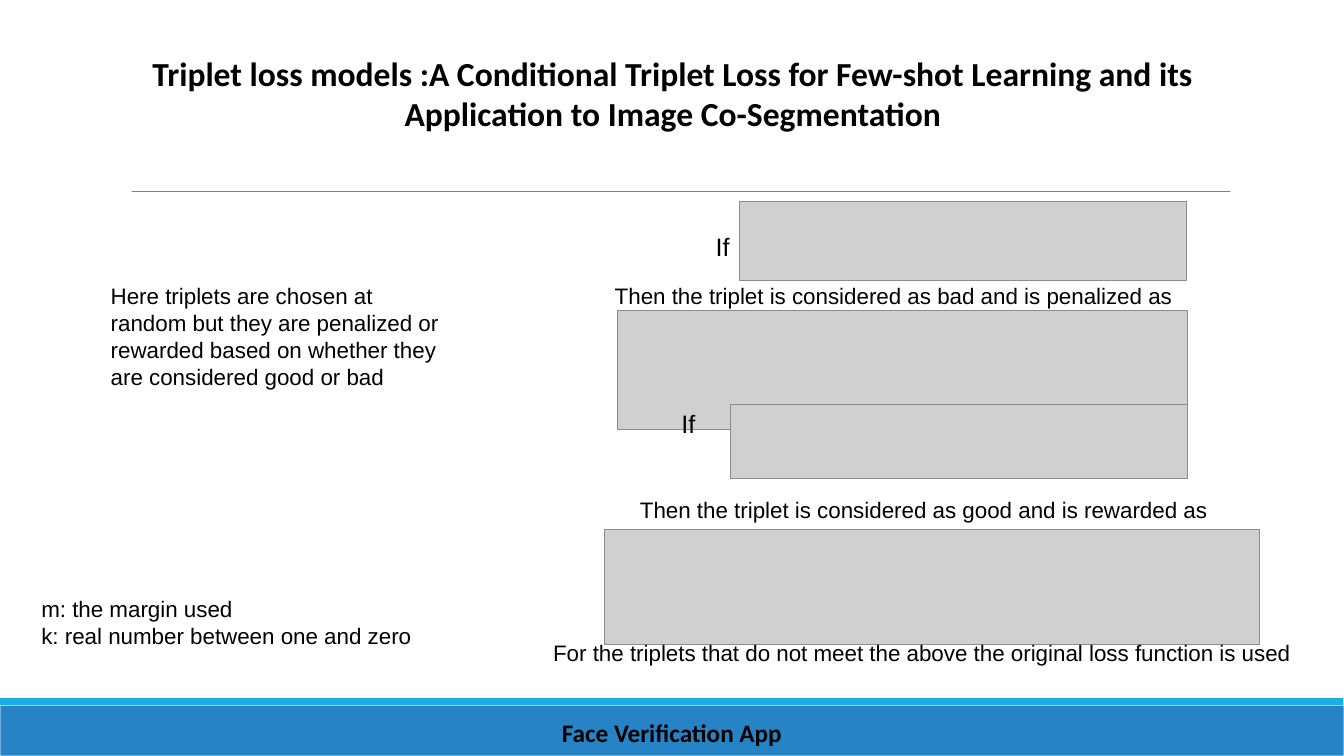
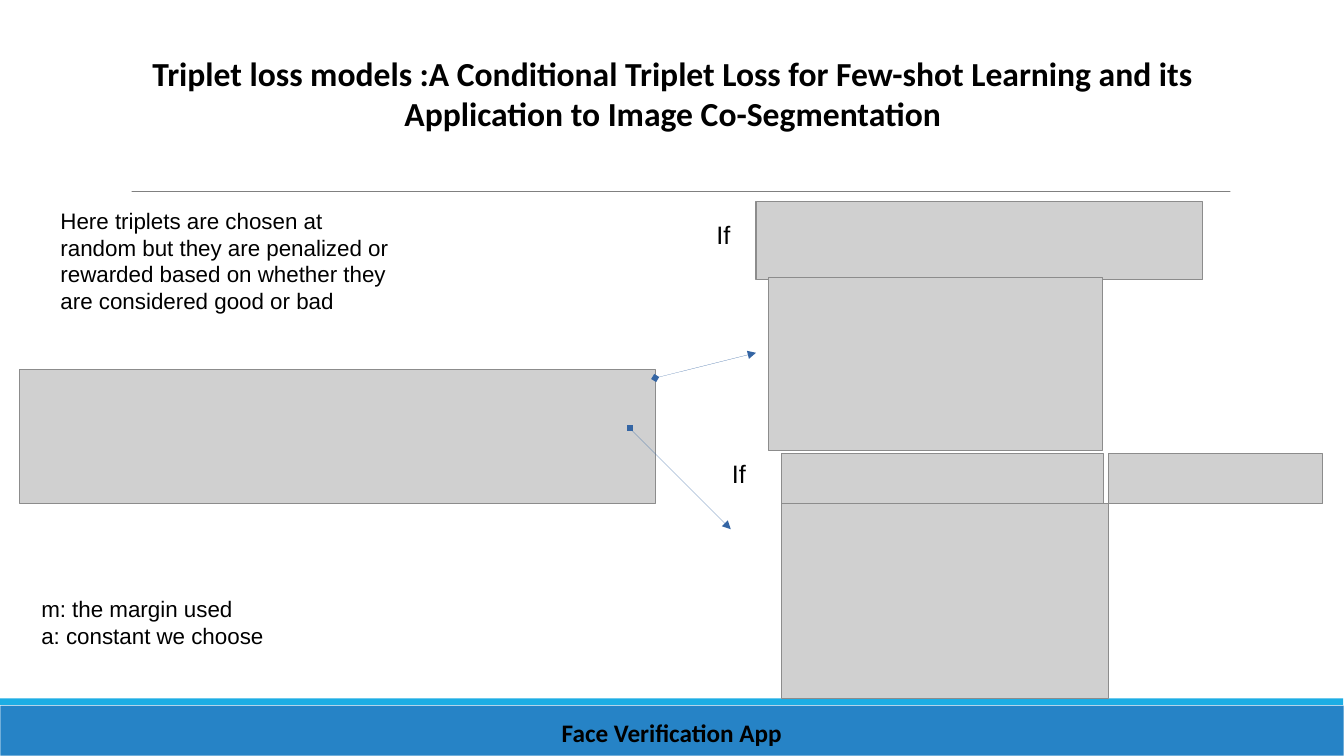
Before and after one commit to fotis93/deep_learning, a slide deck: slide 13 of deeep_learning/DL-Face_Verification.pptx. Drawn at 1344x756 pixels with LibreOffice and Linux fonts; fonts in the diff are those of the drawing; grey boxes stand for pictures. Boxes give left, top, right and bottom in pixels: in the first picture for what was removed or moved away, otherwise in the second. Text is boxed around its words. In the diff, an @@ line names an element or a change of style, - is before the commit and + after.

```diff
--- a/deeep_learning/DL-Face_Verification.pptx
+++ b/deeep_learning/DL-Face_Verification.pptx
@@ text "Here triplets are chosen at ...": place and size @@
-text "Here triplets are chosen at ..." at (111, 287, 438, 390)
+text "Here triplets are chosen at ..." at (60, 212, 388, 314)
@@ picture: place and size @@
-picture at (740, 202, 1188, 280)
+picture at (756, 202, 1203, 280)
@@ text "If": place and size @@
-text "If" at (716, 237, 730, 256)
+text "If" at (716, 225, 730, 244)
@@ text removed at (615, 287, 1172, 309) @@
-Then the triplet is considered as bad and is penalized as
@@ picture: place and size @@
-picture at (731, 404, 1188, 479)
+picture at (769, 277, 1103, 451)
@@ picture removed at (618, 311, 1188, 430) @@
@@ double arrow added from (655, 378) to (756, 353), #3465A4 0 pt @@
@@ picture added at (20, 369, 655, 504) @@
@@ double arrow added from (630, 429) to (731, 529), #3465A4 0 pt @@
@@ text "If" rewrapped from (681, 415, 695, 439) to (732, 464, 746, 483) @@
@@ picture added at (781, 454, 1104, 504) @@
@@ picture added at (1109, 454, 1323, 504) @@
@@ text removed at (640, 501, 1207, 523) @@
-Then the triplet is considered as good and is rewarded as
@@ picture added at (781, 504, 1109, 699) @@
@@ picture removed at (605, 529, 1260, 644) @@
@@ text at (41, 627, 263, 645): text changed @@
-k: real number between one and zero
+a: constant we choose
@@ text removed at (553, 644, 1290, 666) @@
-For the triplets that do not meet the above the original loss function is used
```
Also in this commit, not shown: 21 other slides changed, 8 other files.
